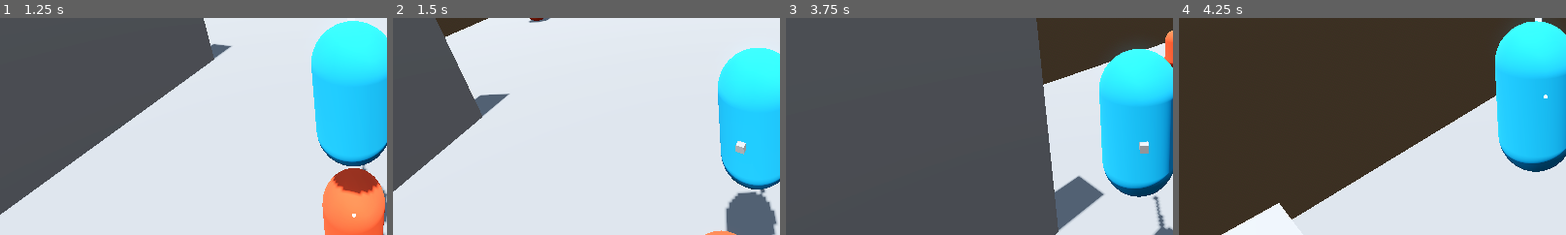
Above: before the commit, frames 1-4 (left to right).
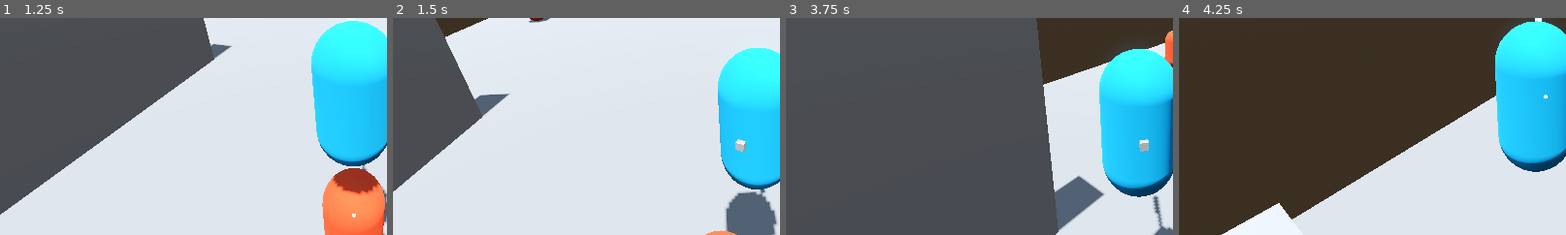
Above: after the commit, the same moments.

Repository: Snaiel/Godot4ThirdPersonCombatPrototype
Game: Godot game, scene res://scenes/Main.tscn
Two runs of this game, one before a commit and one after it. Both use one fixed random seed, a clock stepped at 60 frames per second and the inputs below.
Inputs (mouse positions are % of the whole screen's width and height, from its top left):
- Up to frame 1 (1.25 s): move the mouse to (49, 52) at 0.52 s; hold W (forward) from 0.53 s (still down); tap Middle mouse button (lock_on) at 0.6 s; tap Space (jump) at 0.77 s
- Up to frame 2 (1.5 s): keep holding W (forward); move the mouse to (57, 51) at 1.27 s; click (57, 51) at 1.35 s
- Up to frame 3 (3.75 s): tap Space (jump) at 1.52, 3.02 s; tap Middle mouse button (lock_on) at 1.55, 2.1, 2.85 s; move the mouse to (42, 49) at 2.02 s; move the mouse to (51, 50) at 2.77 s; release W (forward) at 2.78 s; hold A (left) 2.78-3.53 s; move the mouse to (46, 48) at 3.52 s; hold W (forward) from 3.53 s (still down); click (46, 48) at 3.6 s
- Up to frame 4 (4.25 s): keep holding W (forward); tap Space (jump) at 3.77 s; tap Middle mouse button (lock_on) at 3.8 s
The pictures show only the part of the screen within x 4-54%, y 43-93%; the shares and areas given below are measured in that part.

Frame 1 is identical in both runs. In frame 2, less than 0.1% of the frame differs, in the area x 88-92%, y 55-63%; in frame 3, 0.2%, in the area x 91-98%, y 55-97%; in frame 4, nothing differs.

Commit message:
improved weapon collision detection and blood

Diff:
--- a/scenes/Enemy.tscn
+++ b/scenes/Enemy.tscn
@@ -11,6 +11,28 @@
 material = SubResource("StandardMaterial3D_t3wl8")
 
 [sub_resource type="CapsuleShape3D" id="CapsuleShape3D_lwy87"]
+
+[sub_resource type="Curve" id="Curve_ngpsf"]
+_data = [Vector2(0, 1), 0.0, 0.0, 0, 0, Vector2(0.829457, 0.6), -1.80419, -1.80419, 0, 0, Vector2(1, 0), 0.0, 0.0, 0, 0]
+point_count = 3
+
+[sub_resource type="CurveTexture" id="CurveTexture_fj218"]
+curve = SubResource("Curve_ngpsf")
+
+[sub_resource type="ParticleProcessMaterial" id="ParticleProcessMaterial_ju3bf"]
+direction = Vector3(0, 0, 1)
+spread = 70.0
+flatness = 0.6
+initial_velocity_min = 3.0
+initial_velocity_max = 8.0
+scale_curve = SubResource("CurveTexture_fj218")
+
+[sub_resource type="StandardMaterial3D" id="StandardMaterial3D_rkp5u"]
+albedo_color = Color(0.458824, 0, 0, 1)
+
+[sub_resource type="BoxMesh" id="BoxMesh_4mwni"]
+material = SubResource("StandardMaterial3D_rkp5u")
+size = Vector3(0.1, 0.1, 0.1)
 
 [node name="Enemy" type="CharacterBody3D" groups=["enemy"]]
 collision_layer = 8
@@ -25,9 +47,20 @@
 
 [node name="HitboxComponent" parent="." instance=ExtResource("2_h2tgk")]
 
-[node name="HealthComponent" parent="." node_paths=PackedStringArray("hitbox") instance=ExtResource("3_c0k3s")]
+[node name="HealthComponent" parent="." node_paths=PackedStringArray("hitbox", "blood") instance=ExtResource("3_c0k3s")]
 hitbox = NodePath("../HitboxComponent")
-health = 20
+health = 30
+blood = NodePath("Blood")
+
+[node name="Blood" type="GPUParticles3D" parent="HealthComponent"]
+emitting = false
+amount = 20
+lifetime = 0.3
+one_shot = true
+explosiveness = 0.8
+randomness = 0.5
+process_material = SubResource("ParticleProcessMaterial_ju3bf")
+draw_pass_1 = SubResource("BoxMesh_4mwni")
 
 [connection signal="weapon_hit" from="HitboxComponent" to="." method="_on_entity_hitbox_weapon_hit"]
 [connection signal="zero_health" from="HealthComponent" to="." method="_on_health_component_zero_health"]
--- a/scenes/Sword.tscn
+++ b/scenes/Sword.tscn
@@ -62,7 +62,7 @@
 [sub_resource type="Animation" id="Animation_pfmwt"]
 resource_name = "Strike"
 length = 0.3
-step = 0.05
+step = 0.01
 tracks/0/type = "value"
 tracks/0/imported = false
 tracks/0/enabled = true
@@ -70,10 +70,10 @@
 tracks/0/interp = 1
 tracks/0/loop_wrap = true
 tracks/0/keys = {
-"times": PackedFloat32Array(0, 0.05, 0.3),
-"transitions": PackedFloat32Array(1, 1, 1),
+"times": PackedFloat32Array(0, 0.02, 0.07, 0.3),
+"transitions": PackedFloat32Array(1, 1, 1, 1),
 "update": 0,
-"values": [Vector3(0, 0.507535, -0.426912), Vector3(0, -0.0740668, -0.426912), Vector3(0, 0.507535, -0.426912)]
+"values": [Vector3(0, 0.507535, -0.426912), Vector3(0, 0.507535, -0.426912), Vector3(0, -0.0740668, -0.426912), Vector3(0, 0.507535, -0.426912)]
 }
 tracks/1/type = "value"
 tracks/1/imported = false
@@ -82,10 +82,10 @@
 tracks/1/interp = 1
 tracks/1/loop_wrap = true
 tracks/1/keys = {
-"times": PackedFloat32Array(0, 0.05, 0.3),
-"transitions": PackedFloat32Array(1, 1, 1),
+"times": PackedFloat32Array(0, 0.02, 0.07, 0.3),
+"transitions": PackedFloat32Array(1, 1, 1, 1),
 "update": 0,
-"values": [Vector3(-0.698132, 0, 0), Vector3(-1.74533, 0, 0), Vector3(-0.698132, 0, 0)]
+"values": [Vector3(-0.698132, 0, 0), Vector3(-0.698132, 0, 0), Vector3(-1.74533, 0, 0), Vector3(-0.698132, 0, 0)]
 }
 tracks/2/type = "value"
 tracks/2/imported = false
@@ -94,10 +94,10 @@
 tracks/2/interp = 1
 tracks/2/loop_wrap = true
 tracks/2/keys = {
-"times": PackedFloat32Array(0, 0.05, 0.3),
-"transitions": PackedFloat32Array(1, 1, 1),
+"times": PackedFloat32Array(0, 0.02, 0.07, 0.3),
+"transitions": PackedFloat32Array(1, 1, 1, 1),
 "update": 0,
-"values": [Vector3(0, 0.507535, -0.426912), Vector3(0, -0.0740668, -0.426912), Vector3(0, 0.507535, -0.426912)]
+"values": [Vector3(0, 0.507535, -0.426912), Vector3(0, 0.507535, -0.426912), Vector3(0, -0.0740668, -0.426912), Vector3(0, 0.507535, -0.426912)]
 }
 tracks/3/type = "value"
 tracks/3/imported = false
@@ -106,10 +106,10 @@
 tracks/3/interp = 1
 tracks/3/loop_wrap = true
 tracks/3/keys = {
-"times": PackedFloat32Array(0, 0.05, 0.3),
-"transitions": PackedFloat32Array(1, 1, 1),
+"times": PackedFloat32Array(0, 0.02, 0.07, 0.3),
+"transitions": PackedFloat32Array(1, 1, 1, 1),
 "update": 0,
-"values": [Vector3(-0.698132, 0, 0), Vector3(-1.74533, 0, 0), Vector3(-0.698132, 0, 0)]
+"values": [Vector3(-0.698132, 0, 0), Vector3(-0.698132, 0, 0), Vector3(-1.74533, 0, 0), Vector3(-0.698132, 0, 0)]
 }
 tracks/4/type = "method"
 tracks/4/imported = false
@@ -118,11 +118,14 @@
 tracks/4/interp = 1
 tracks/4/loop_wrap = true
 tracks/4/keys = {
-"times": PackedFloat32Array(0.05),
-"transitions": PackedFloat32Array(1),
+"times": PackedFloat32Array(0.02, 0.07),
+"transitions": PackedFloat32Array(1, 1),
 "values": [{
 "args": [],
-"method": &"register_weapon_impact"
+"method": &"toggle_weapon_impact"
+}, {
+"args": [],
+"method": &"toggle_weapon_impact"
 }]
 }
 
--- a/scripts/enemy.gd
+++ b/scripts/enemy.gd
@@ -23,9 +23,8 @@
 	var player = Globals.player
 	velocity = player.position.direction_to(position) * knockback
 
-
-func _on_entity_hitbox_weapon_hit(_damage, knockback):
-	get_hit(knockback)
+func _on_entity_hitbox_weapon_hit(weapon: Sword):
+	get_hit(weapon.knockback)
 
 
 func _on_health_component_zero_health():
--- a/scripts/health_component.gd
+++ b/scripts/health_component.gd
@@ -4,12 +4,17 @@
 
 @export var hitbox: HitboxComponent
 @export var health = 100
+@export var blood: GPUParticles3D
 
 # Called when the node nters the scene tree for the first time.
 func _ready():
 	hitbox.weapon_hit.connect(decrement_health)
 
-func decrement_health(damage, _knockback):
-	health -= damage
+func decrement_health(weapon: Sword):
+	health -= weapon.damage
+	if blood:
+		blood.look_at(weapon.global_position)
+		blood.rotate_y(PI)
+		blood.restart()
 	if health <= 0:
 		zero_health.emit()
--- a/scripts/hitbox_component.gd
+++ b/scripts/hitbox_component.gd
@@ -1,21 +1,24 @@
 class_name HitboxComponent
 extends Area3D
 
-signal weapon_hit(damage: int, knockback: float)
+signal weapon_hit(weapn: Sword)
 
-var _weapons_in_hitbox = []
+var _weapons_in_hitbox: Array[Sword] = []
+
+func _process(_delta):
+	if _weapons_in_hitbox:
+		for weapon in _weapons_in_hitbox:
+			if weapon.can_impact:
+				weapon_hit.emit(weapon)
+				_weapons_in_hitbox.erase(weapon)
 
 func _on_body_entered(body: Node3D):
 	if body.is_in_group("weapon") and body not in _weapons_in_hitbox:
 		var weapon: Sword = body
-		weapon.weapon_impact.connect(_register_hit)
 		_weapons_in_hitbox.append(weapon)
 
 func _on_body_exited(body: Node3D):
 	if body.is_in_group("weapon"):
 		var weapon: Sword = body
-		weapon.weapon_impact.disconnect(_register_hit)
-		_weapons_in_hitbox.erase(weapon)
-
-func _register_hit(damage: int, knockback: float):
-	weapon_hit.emit(damage, knockback)
+		if weapon in _weapons_in_hitbox:
+			_weapons_in_hitbox.erase(weapon)
--- a/scripts/lock_on_system.gd
+++ b/scripts/lock_on_system.gd
@@ -36,9 +36,7 @@
 			enemy = null
 		else:
 			_choose_lock_on_enemy()
-
 		lock_on.emit(enemy)
-		print(enemy)
 
 func _input(event):
 	if event is InputEventMouseMotion:
@@ -119,9 +117,7 @@
 		return
 
 	for e in enemies_in_frustum:
-		print("CHOOSING?? ", e)
 		var dist = viewport_center.distance_to(cam.unproject_position(e.position))
-
 		if closest_enemy == null or dist < closest_dist:
 			closest_dist = dist
 			closest_enemy = e
--- a/scripts/sword.gd
+++ b/scripts/sword.gd
@@ -1,7 +1,9 @@
 class_name Sword
 extends StaticBody3D
 
-signal weapon_impact(damage: int, knockback: float)
+@export var damage = 10
+@export var knockback = 2
+@export var can_impact = false
 
 @onready var _animation_player = $AnimationPlayer
 
@@ -10,5 +12,5 @@
 	if Input.is_action_just_pressed("attack"):
 		_animation_player.play("Strike")
 
-func register_weapon_impact():
-	weapon_impact.emit(10, 2)
+func toggle_weapon_impact():
+	can_impact = not can_impact
Not shown: 1 places in scenes/Enemy.tscn that only renumber resources
